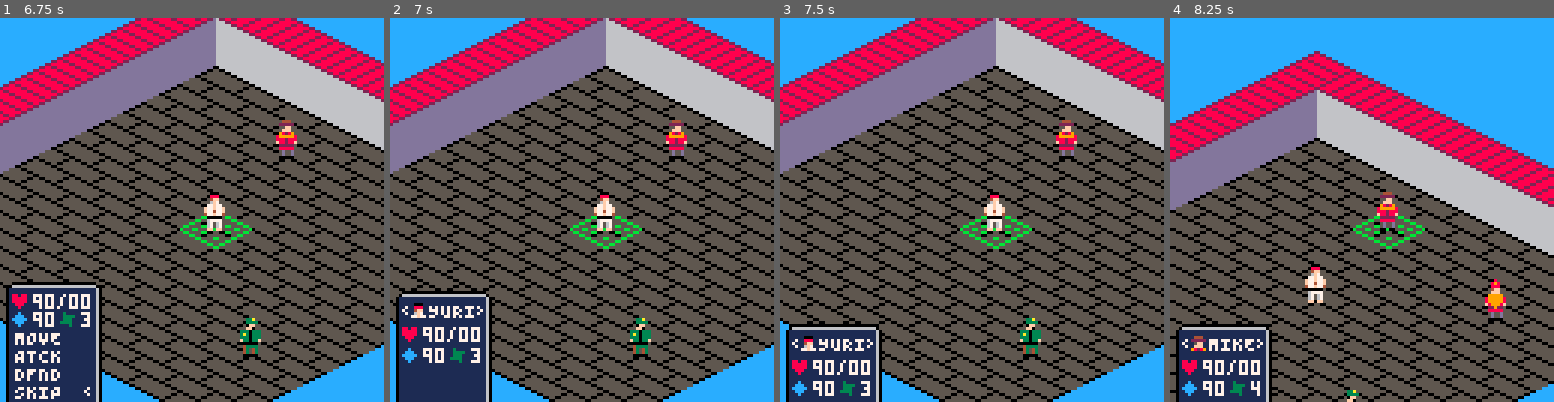
Above: before the commit, frames 1-4 (left to right).
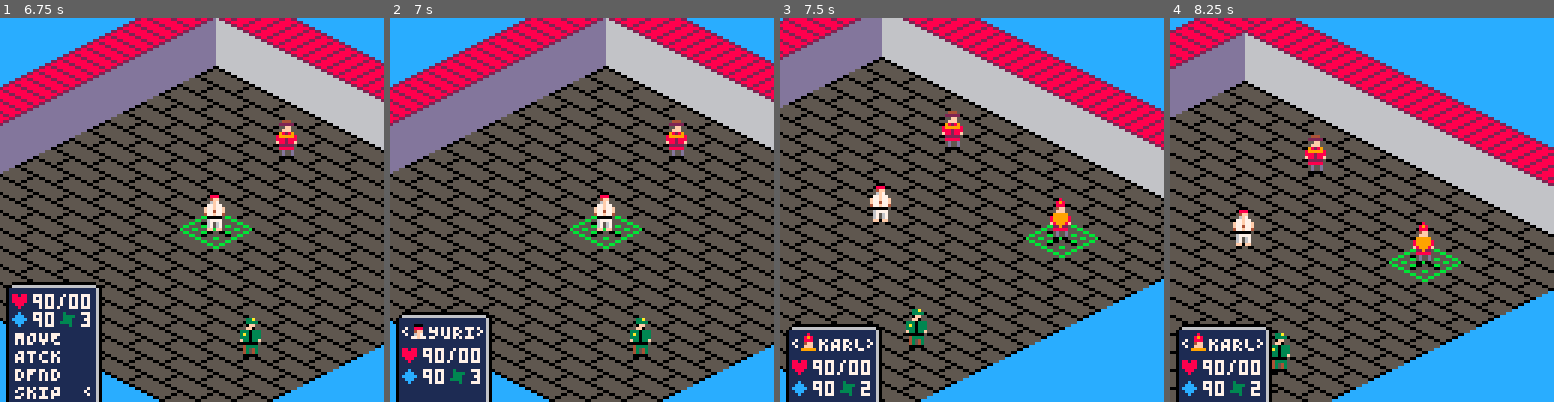
Above: after the commit, the same moments.

Repository: vargero/city_fights
Game: PICO-8 cartridge city_fights.p8
The game is run twice, just before and just after one commit, with the same random seed, the same clock (stepped at 60 frames per second) and the same inputs.
Inputs:
- Up to frame 1 (6.75 s): tap X (X key) at 0.33, 0.7, 1.43, 2.58, 3.1, 3.62, 4.13, 4.65, 5.17, 5.68, 6.2, 6.72 s; tap O (Z key) at 1.07, 1.8, 2.43, 3.07, 3.7, 4.33, 4.97, 5.6, 6.23 s; hold Right 2.33-3.33 s; hold Right 3.38-4.22 s; hold Up 4.27-4.67 s; hold Right 4.72-5.72 s; hold Down 5.77-6.1 s; hold Left from 6.15 s (still down)
- Up to frame 2 (7 s): tap O (Z key) at 6.87 s; release Left at 6.98 s
- Up to frame 3 (7.5 s): hold Right from 7.03 s (still down); tap X (X key) at 7.23 s
- Up to frame 4 (8.25 s): tap O (Z key) at 7.5, 8.13 s; tap X (X key) at 7.75 s; release Right at 8.03 s; hold Right from 8.08 s (still down)

Frame 1 is identical in both runs. In frame 2, 2.8% of the frame differs, in the area x 1-27%, y 71-96%; in frame 3, 58%, in the area x 0-100%, y 0-100%; in frame 4, 56%.

Commit message:
Forgot what I made

Diff:
--- a/city_fights.p8
+++ b/city_fights.p8
@@ -211,6 +211,8 @@
 				if(ui.current_state.current_option==0)then
 					local c=current_scene:state_callback(choose_movement(char,team))
 					current_scene:update_state(change_menu_state(ui.states.hide,c))
+				elseif(ui.current_state.current_option==3)then
+					current_scene:update_state(user_turn(team))
 				end
 			elseif(btnp(🅾️))then
 				add(team,char)
